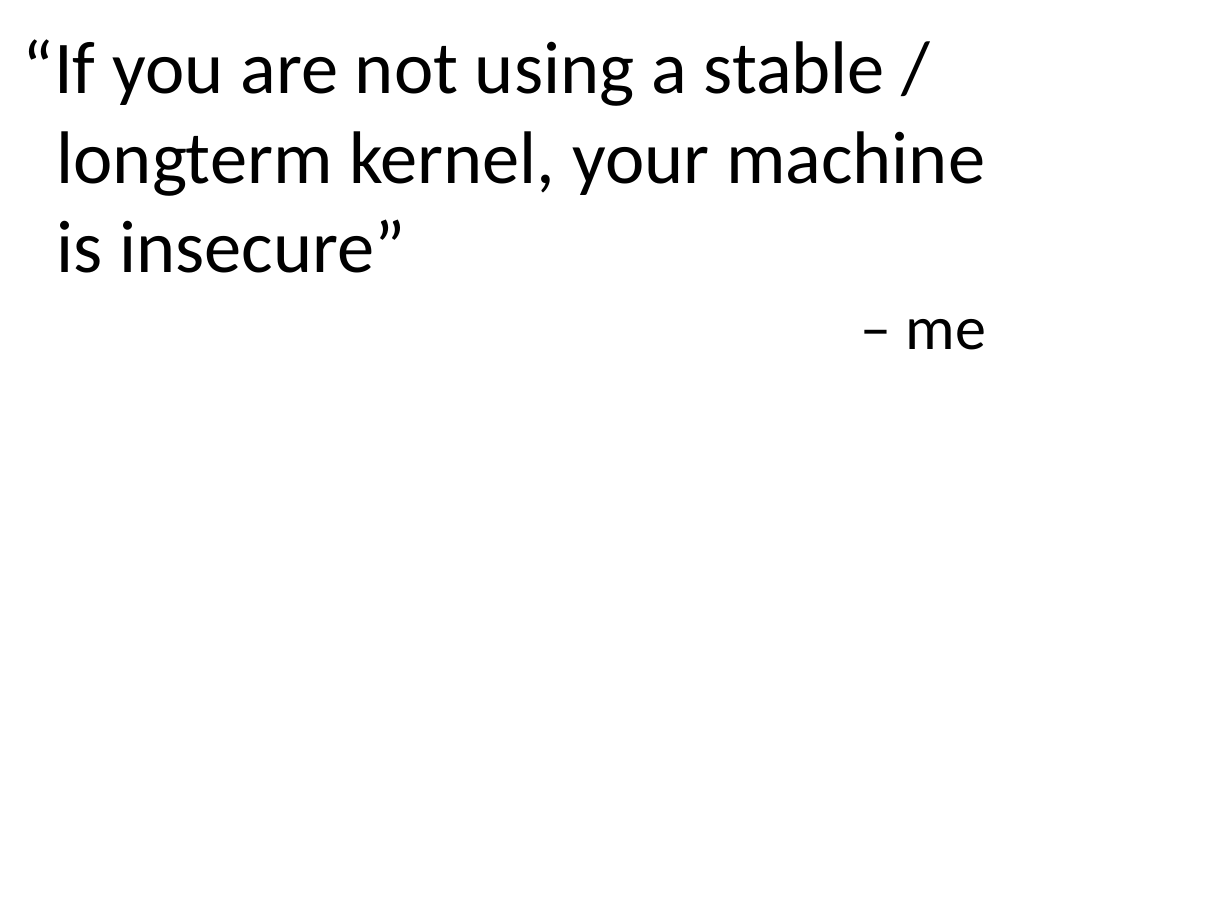
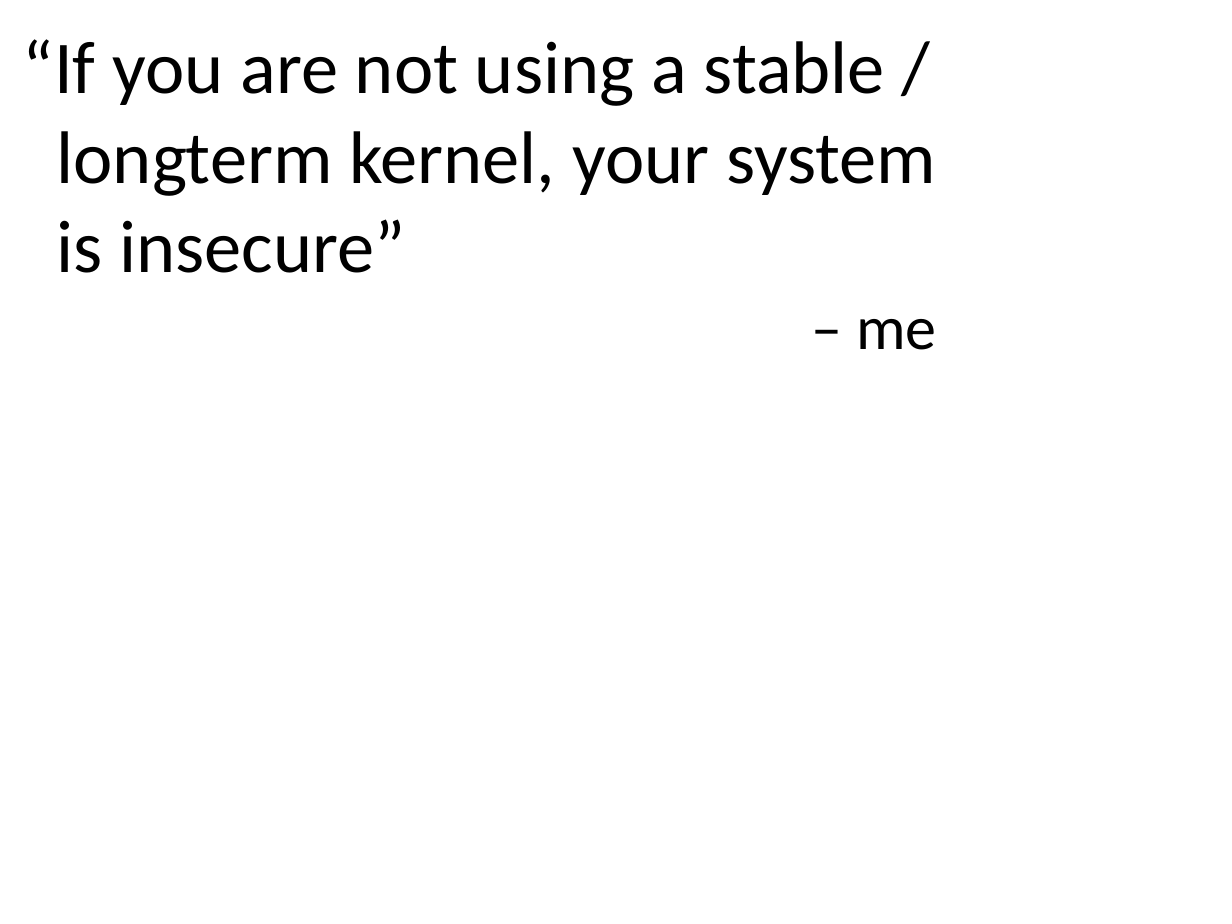
Before and after one commit to gregkh/presentation-release-model, a slide deck: slide 43 of release-model.odp (slide 33 before the commit). Drawn at 1232x924 pixels with LibreOffice and Linux fonts; fonts in the diff are those of the drawing. Boxes give left, top, right and bottom in pixels: in the first picture for what was removed or moved away, otherwise in the second. Text is boxed around its words. In the diff, an @@ line names an element or a change of style, - is before the commit and + after.

```diff
--- a/release-model.odp
+++ b/release-model.odp
@@ text at (57, 131, 936, 196): text changed @@
-longterm kernel, your machine
+longterm kernel, your system
```
Also in this commit, not shown: 10 other slides changed, 11 slides added, 1 slide removed, 1 other file.
